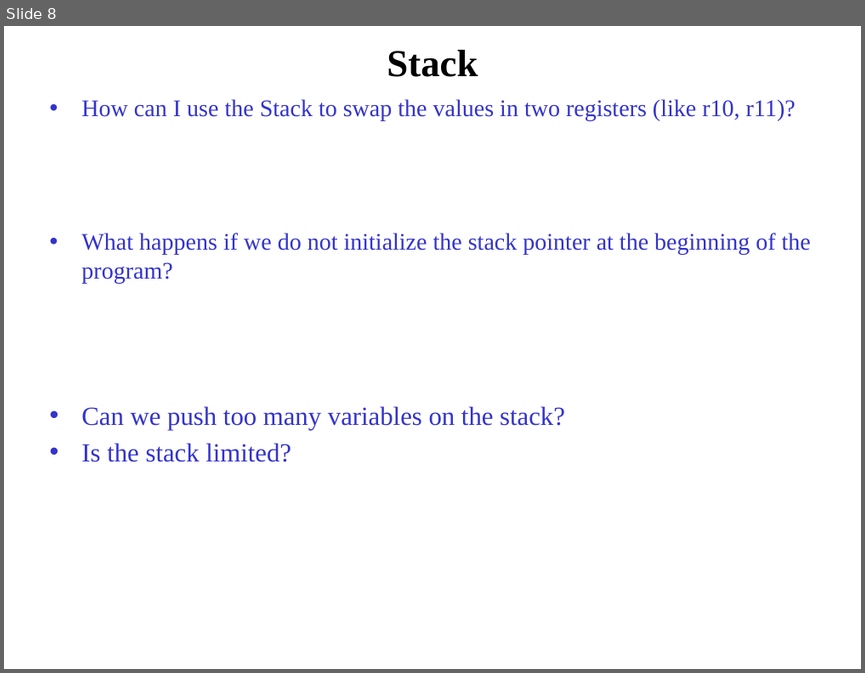
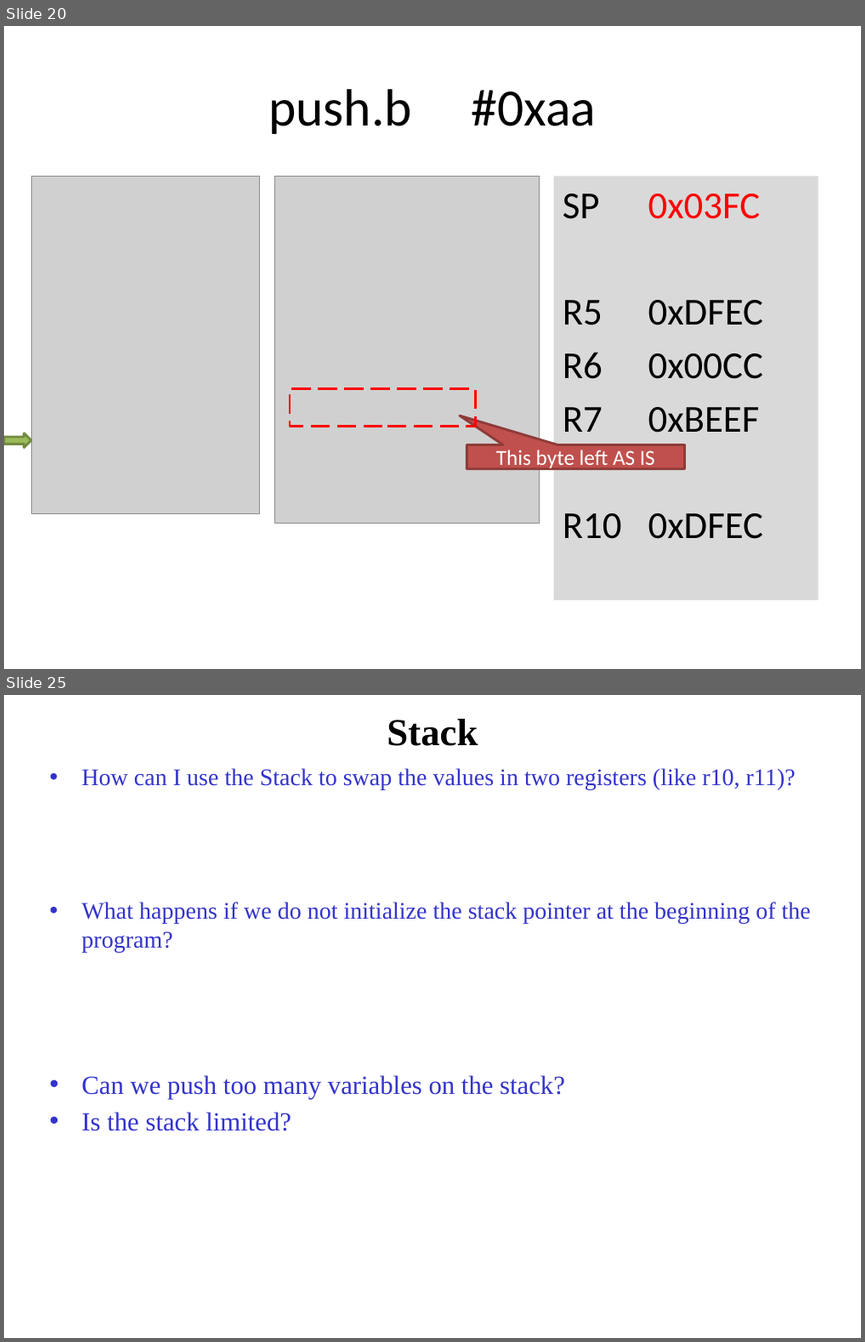
Before and after one commit to pw4rn3r/ECE382, a slide deck: notes/L10/Lsn10.pptx. Shown one above the other, each under a label of ours: slide 8 before the commit, slides 20 and 25 after it; the slides between them are not shown. The pictures are 865x673 and 865x1342 pixels, drawn with LibreOffice and Linux fonts; fonts in the diff are those of the drawing; grey boxes stand for pictures. Boxes give left, top, right and bottom in pixels: in the first picture for what was removed or moved away, otherwise in the second. Text is boxed around its words. In the diff, an @@ line names an element or a change of style, - is before the commit and + after.

```diff
--- a/notes/L10/Lsn10.pptx
+++ b/notes/L10/Lsn10.pptx
@@ slide 20 added at [4, 26, 861, 669], background #FFFFFF @@
@@ title added at [268, 89, 596, 134], 44 pt, text #000000 @@
+push.b #0xaa
@@ picture added at [31, 176, 259, 514] @@
@@ picture added at [275, 176, 540, 523] @@
@@ line added from (276, 176) to (540, 176), #4B7EBC 0.75 pt @@
@@ rectangle added at [554, 176, 818, 600], fill #D9D9D9, 32 pt, text #000000 @@
+SP 0x03FC
+R5 0xDFEC
+R6 0x00CC
+R7 0xBEEF
+R10 0xDFEC
@@ rectangle added at [290, 388, 475, 426], outline #FF0000 2 pt dashed @@
@@ right arrow added at [4, 433, 31, 448], fill #9BBB59, outline #738A42 2 pt @@
@@ speech box added at [466, 445, 684, 469], fill #C0504D, outline #8E3B39 2 pt, 18 pt, text #FFFFFF @@
+This byte left AS IS
@@ what was slide 8 is now slide 25 @@
```
Also in this commit, not shown: 5 slides changed, 16 other slides added, 4 other files.
